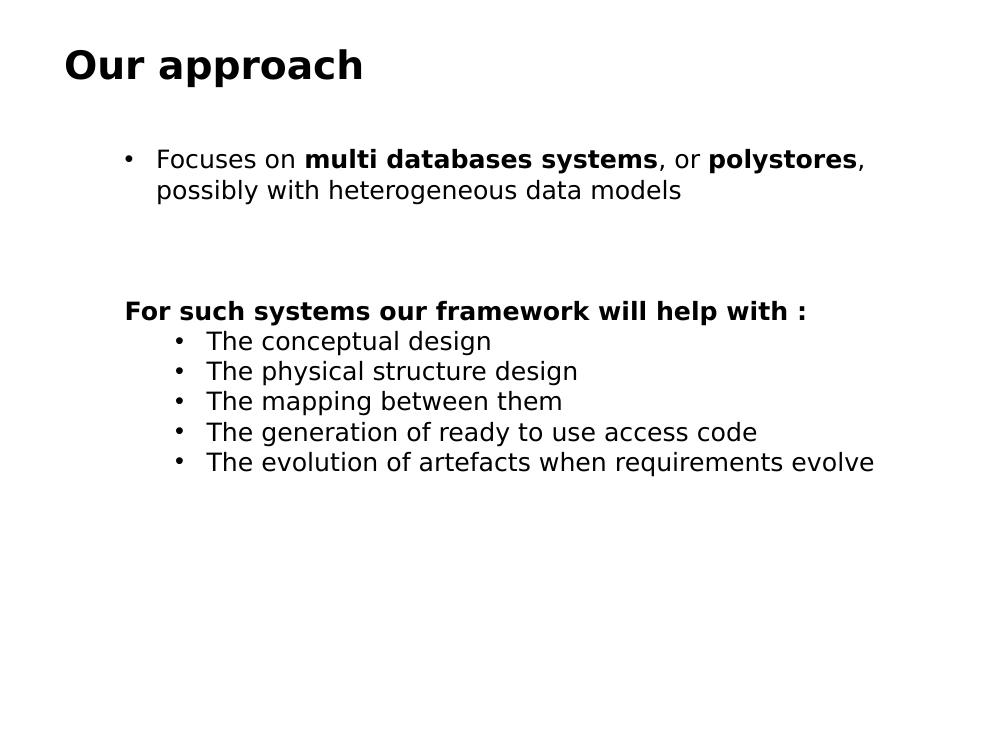
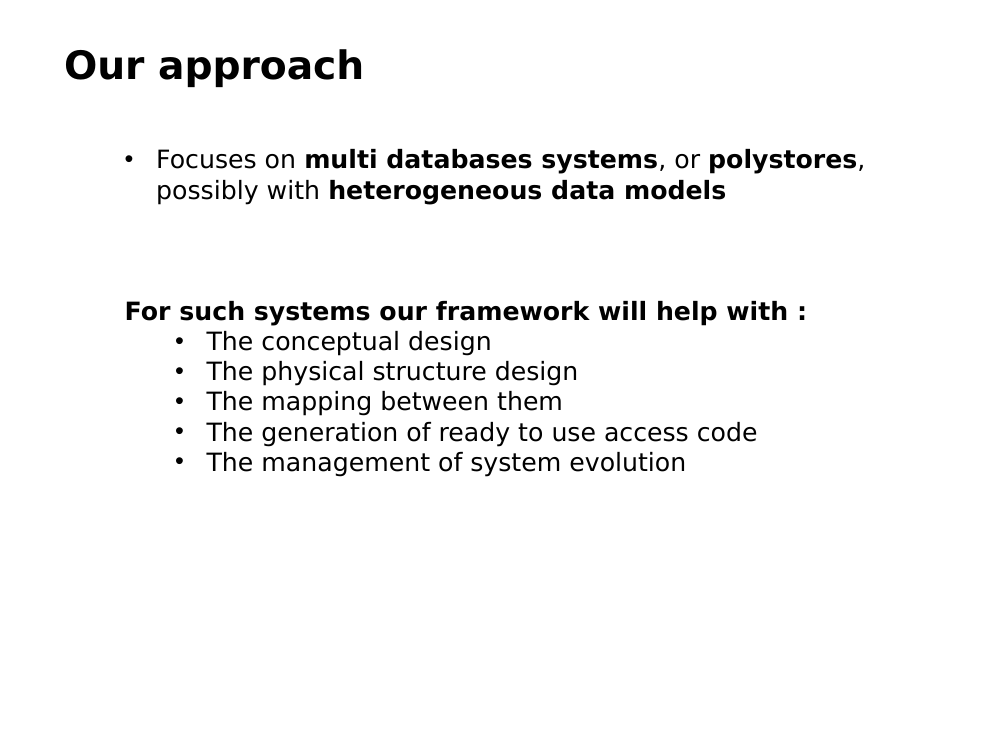
Before and after one commit to gobertm/HyDRa, a slide deck: slide 24 of Other resources/SECO-ASSIST-11-2020.pptx. Drawn at 1008x756 pixels with LibreOffice and Linux fonts; fonts in the diff are those of the drawing; background and template pictures are left out. Boxes give left, top, right and bottom in pixels: in the first picture for what was removed or moved away, otherwise in the second. Text is boxed around its words. In the diff, an @@ line names an element or a change of style, - is before the commit and + after.

Commit message:
slides

```diff
--- a/Other resources/SECO-ASSIST-11-2020.pptx
+++ b/Other resources/SECO-ASSIST-11-2020.pptx
@@ text at bbox=[156, 149, 865, 205]: bold on in "heterogeneous data models" @@
@@ text at bbox=[207, 452, 686, 477]: text changed @@
-  • The evolution of artefacts when requirements evolve
+  • The management of system evolution
```
Also in this commit, not shown: 2 other slides changed, 2 slides added, 21 slides removed.
